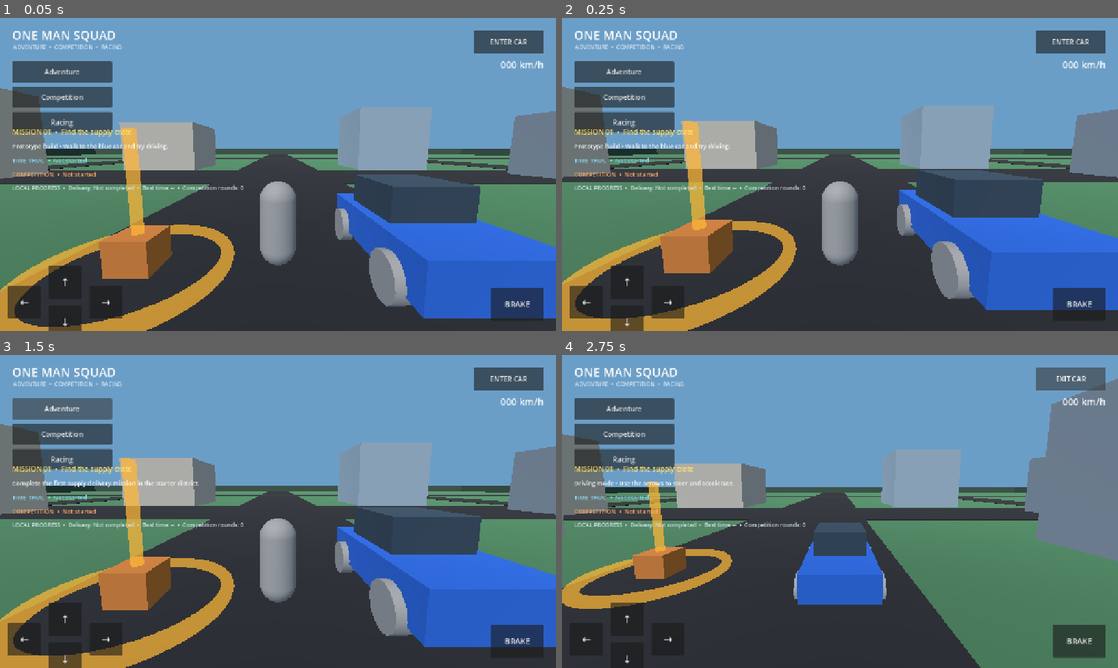
Above: before the commit, frames 1-4 (two rows, left to right).
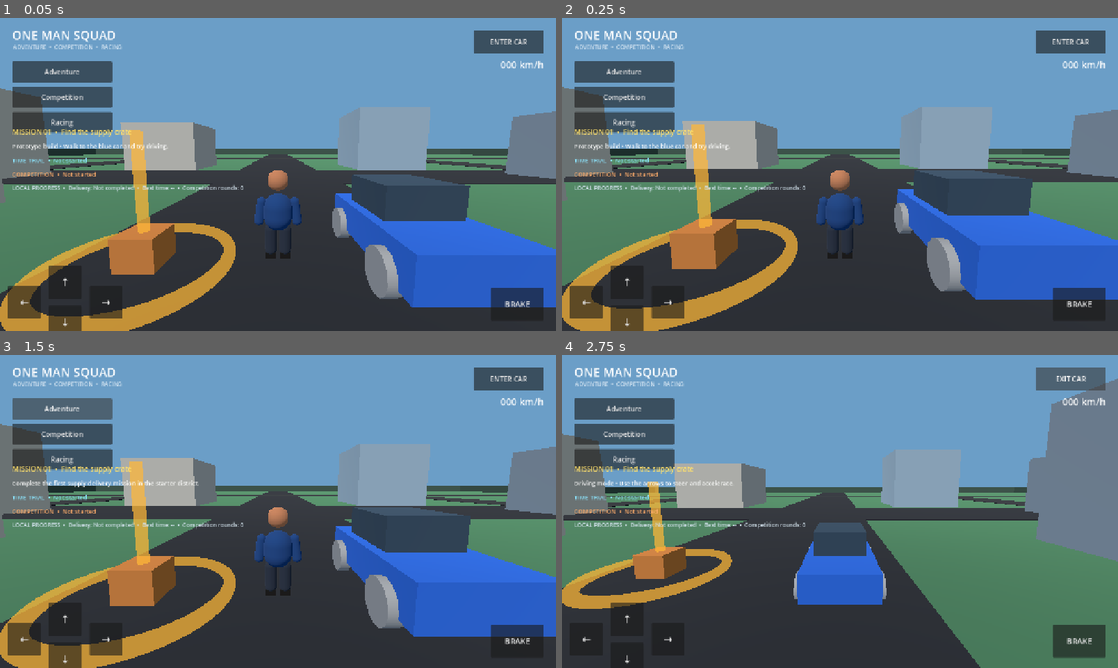
Above: after the commit, the same moments.

Repository: newgenerationnetwork617-ops/one-man-squad
Game: Godot game, scene res://scenes/main.tscn
Same seed, same stepped clock (60 frames per second), same inputs: the game is played once before the commit and once after it.
Inputs:
- Up to frame 1 (0.05 s): no input
- Up to frame 2 (0.25 s): no input
- Up to frame 3 (1.5 s): click "Adventure" at 0.5 s; click "Adventure" at 1.25 s
- Up to frame 4 (2.75 s): click "ENTER CAR" at 2 s

The runs differ from the first frame. In frame 1, 7.4% of the frame differs, in the area x 0-100%, y 22-100%; in frame 2, 7.5%; in frame 3, 7.5%; in frame 4, nothing differs.

Commit message:
art: replace capsule placeholder with humanoid blockout

Diff:
--- a/scenes/player.tscn
+++ b/scenes/player.tscn
@@ -1,31 +1,76 @@
-[gd_scene load_steps=4 format=3]
+[gd_scene load_steps=12 format=3]
 
 [ext_resource type="Script" path="res://scripts/player_controller.gd" id="1"]
 
 [sub_resource type="CapsuleShape3D" id="CapsuleShape_player"]
-radius = 0.38
-height = 1.8
-
-[sub_resource type="CapsuleMesh" id="CapsuleMesh_player"]
-radius = 0.38
-height = 1.8
+radius = 0.34
+height = 1.75
+[sub_resource type="StandardMaterial3D" id="Skin"]
+albedo_color = Color(0.68, 0.43, 0.29, 1)
+[sub_resource type="StandardMaterial3D" id="Jacket"]
+albedo_color = Color(0.08, 0.22, 0.42, 1)
+[sub_resource type="StandardMaterial3D" id="Trousers"]
+albedo_color = Color(0.12, 0.15, 0.2, 1)
+[sub_resource type="StandardMaterial3D" id="Boots"]
+albedo_color = Color(0.045, 0.04, 0.035, 1)
+[sub_resource type="CapsuleMesh" id="Torso"]
+radius = 0.32
+height = 0.82
+[sub_resource type="SphereMesh" id="Head"]
+radius = 0.23
+height = 0.46
+[sub_resource type="CapsuleMesh" id="Limb"]
+radius = 0.105
+height = 0.64
+[sub_resource type="CapsuleMesh" id="Leg"]
+radius = 0.13
+height = 0.72
+[sub_resource type="BoxMesh" id="Foot"]
+size = Vector3(0.24, 0.13, 0.36)
 
 [node name="Player" type="CharacterBody3D"]
 script = ExtResource("1")
-floor_snap_length = 0.25
-
+floor_snap_length = 0.3
 [node name="CollisionShape3D" type="CollisionShape3D" parent="."]
-position = Vector3(0, 0.9, 0)
+position = Vector3(0, 0.88, 0)
 shape = SubResource("CapsuleShape_player")
-
-[node name="BodyMesh" type="MeshInstance3D" parent="."]
-position = Vector3(0, 0.9, 0)
-mesh = SubResource("CapsuleMesh_player")
-
+[node name="Torso" type="MeshInstance3D" parent="."]
+position = Vector3(0, 1.12, 0)
+mesh = SubResource("Torso")
+surface_material_override/0 = SubResource("Jacket")
+[node name="Head" type="MeshInstance3D" parent="."]
+position = Vector3(0, 1.82, 0)
+mesh = SubResource("Head")
+surface_material_override/0 = SubResource("Skin")
+[node name="LeftArm" type="MeshInstance3D" parent="."]
+position = Vector3(-0.39, 1.13, 0)
+rotation = Vector3(0, 0, -0.12)
+mesh = SubResource("Limb")
+surface_material_override/0 = SubResource("Jacket")
+[node name="RightArm" type="MeshInstance3D" parent="."]
+position = Vector3(0.39, 1.13, 0)
+rotation = Vector3(0, 0, 0.12)
+mesh = SubResource("Limb")
+surface_material_override/0 = SubResource("Jacket")
+[node name="LeftLeg" type="MeshInstance3D" parent="."]
+position = Vector3(-0.16, 0.48, 0)
+mesh = SubResource("Leg")
+surface_material_override/0 = SubResource("Trousers")
+[node name="RightLeg" type="MeshInstance3D" parent="."]
+position = Vector3(0.16, 0.48, 0)
+mesh = SubResource("Leg")
+surface_material_override/0 = SubResource("Trousers")
+[node name="LeftBoot" type="MeshInstance3D" parent="."]
+position = Vector3(-0.16, 0.12, -0.08)
+mesh = SubResource("Foot")
+surface_material_override/0 = SubResource("Boots")
+[node name="RightBoot" type="MeshInstance3D" parent="."]
+position = Vector3(0.16, 0.12, -0.08)
+mesh = SubResource("Foot")
+surface_material_override/0 = SubResource("Boots")
 [node name="CameraPivot" type="Node3D" parent="."]
-position = Vector3(0, 1.45, 0)
-
+position = Vector3(0, 1.48, 0)
 [node name="Camera3D" type="Camera3D" parent="CameraPivot"]
-position = Vector3(0, 1.0, 4.2)
+position = Vector3(0, 1.0, 4.4)
 rotation = Vector3(-0.12, 0, 0)
 current = true
